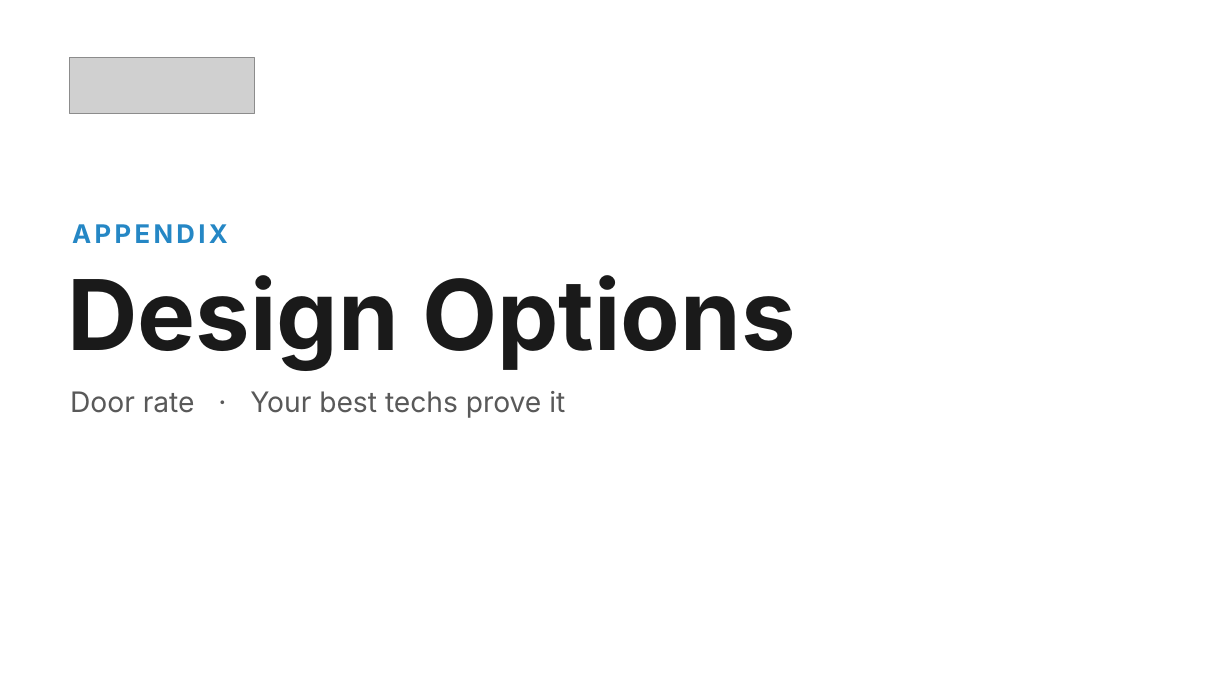
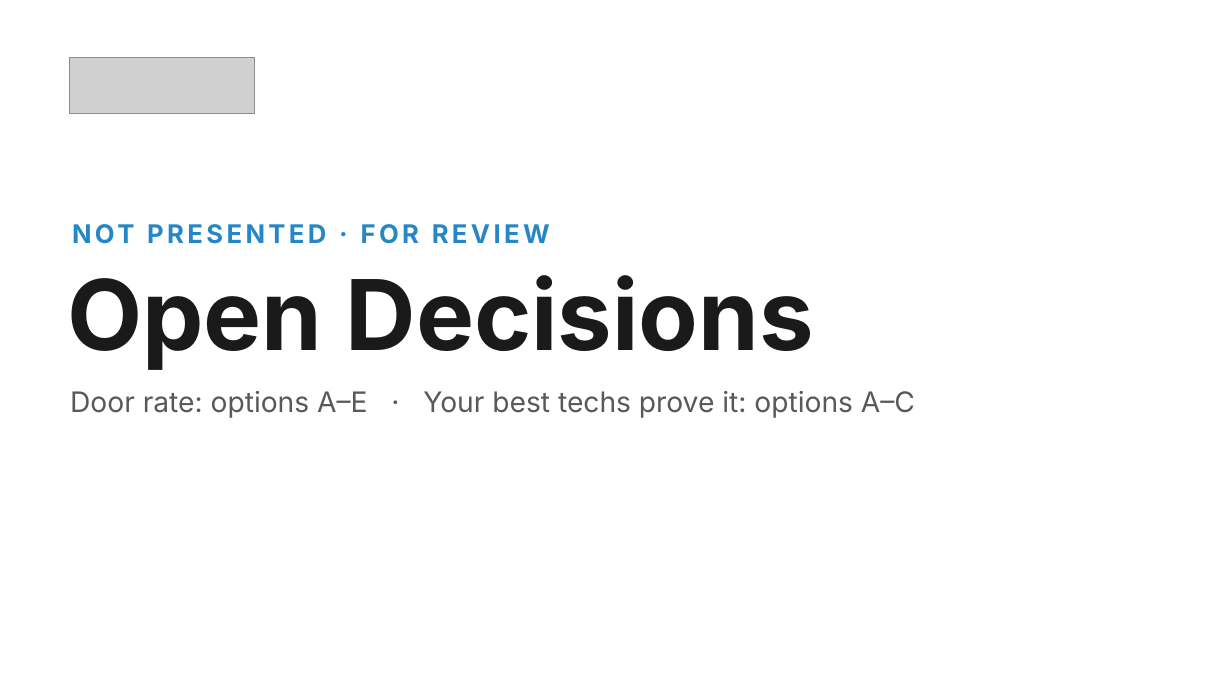
Before and after one commit to Ndresner/Noah, a slide deck: slide 156 of day2-deck/decks/Fixed Ops - Day 2 Example Test Deck.pptx. Drawn at 1232x693 pixels with LibreOffice and Linux fonts; fonts in the diff are those of the drawing; grey boxes stand for pictures. Boxes give left, top, right and bottom in pixels: in the first picture for what was removed or moved away, otherwise in the second. Text is boxed around its words. In the diff, an @@ line names an element or a change of style, - is before the commit and + after.

```diff
--- a/day2-deck/decks/Fixed Ops - Day 2 Example Test Deck.pptx
+++ b/day2-deck/decks/Fixed Ops - Day 2 Example Test Deck.pptx
@@ text at <box>72,224,134,244</box>: text changed @@
-APPENDIX
+NOT PRESENTED · FOR REVIEW
@@ text at <box>67,275,814,370</box>: text changed @@
-Design Options
+Open Decisions
@@ text at <box>70,391,915,418</box>: text changed @@
-Door rate · Your best techs prove it
+Door rate: options A–E · Your best techs prove it: options A–C
```
Also in this commit, not shown: 8 other slides changed, 4 other files.
